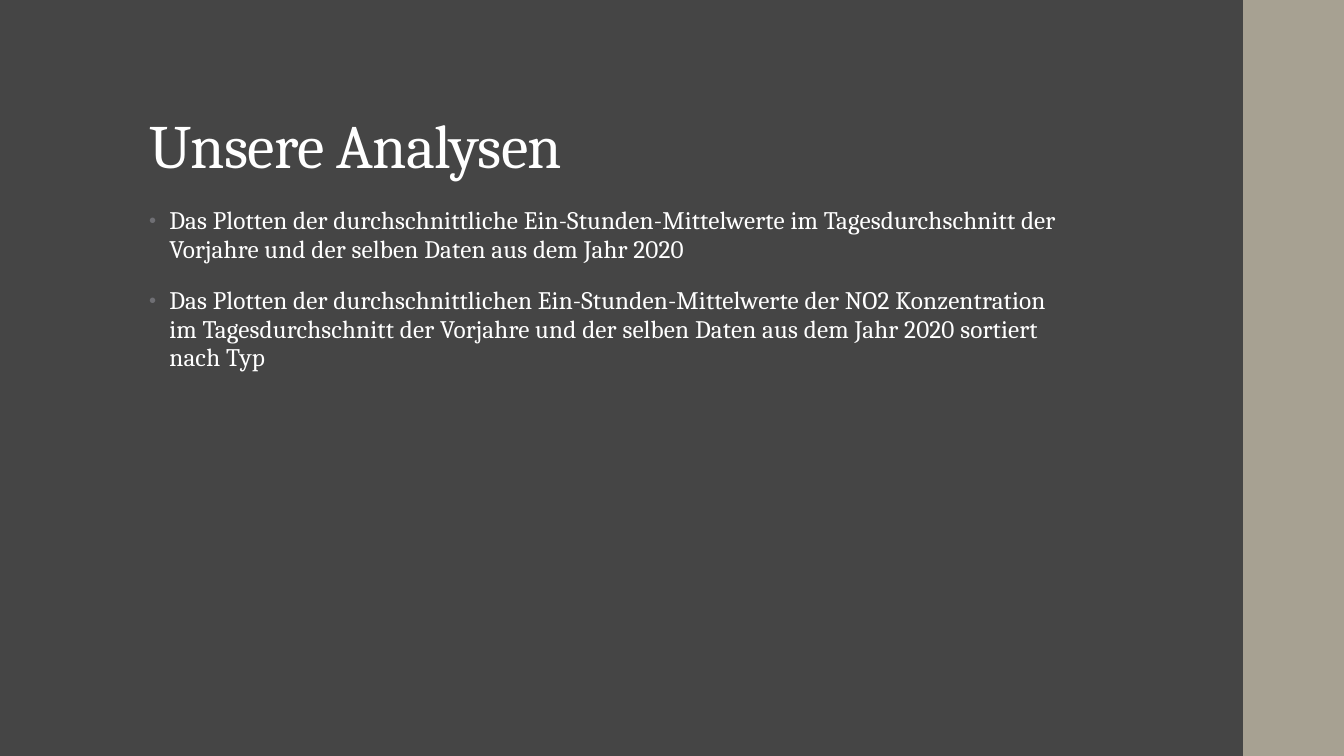
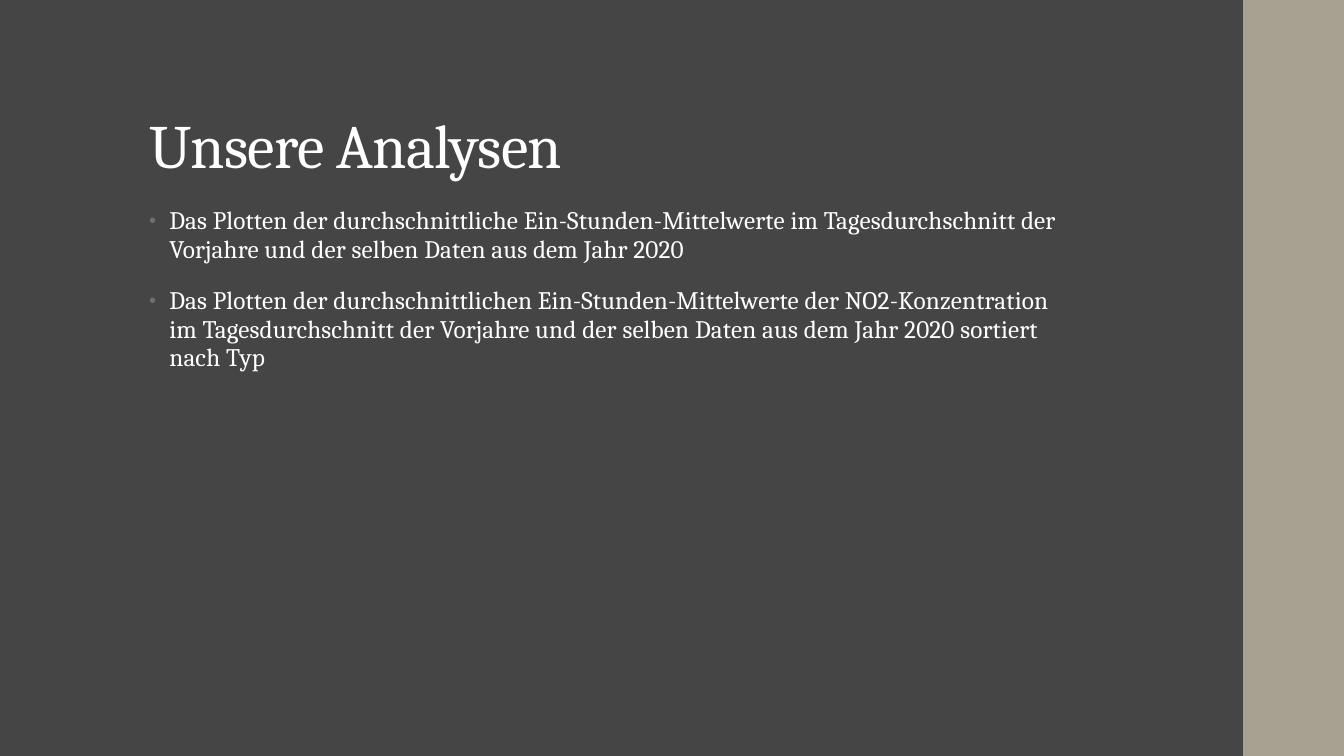
Before and after one commit to JFriedrich29/Studienarbeit-Data-Analytics, a slide deck: slide 14 of Abgabe/Abschlusspräsentation.pptx. Drawn at 1344x756 pixels with LibreOffice and Linux fonts; fonts in the diff are those of the drawing. Boxes give left, top, right and bottom in pixels: in the first picture for what was removed or moved away, otherwise in the second. Text is boxed around its words. In the diff, an @@ line names an element or a change of style, - is before the commit and + after.

```diff
--- a/Abgabe/Abschlusspräsentation.pptx
+++ b/Abgabe/Abschlusspräsentation.pptx
@@ text at bbox=[169, 291, 1048, 372]: text changed @@
-• Das Plotten der durchschnittlichen Ein-Stunden-Mittelwerte der NO2 Konzentration im Tagesdurchschnitt der Vorjahre und der selben Daten aus dem Jahr 2020 sortiert nach Typ
+• Das Plotten der durchschnittlichen Ein-Stunden-Mittelwerte der NO2-Konzentration im Tagesdurchschnitt der Vorjahre und der selben Daten aus dem Jahr 2020 sortiert nach Typ
```
Also in this commit, not shown: 10 other slides changed, 1 other file.
